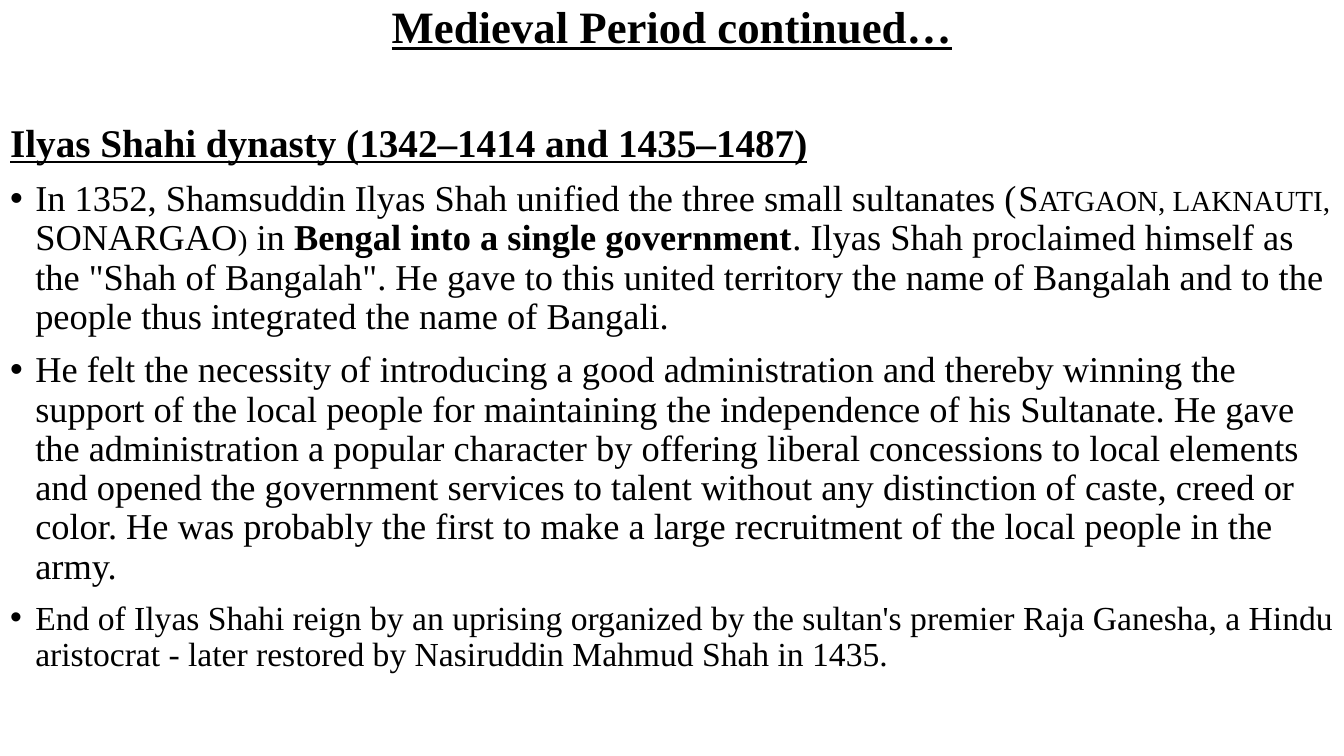
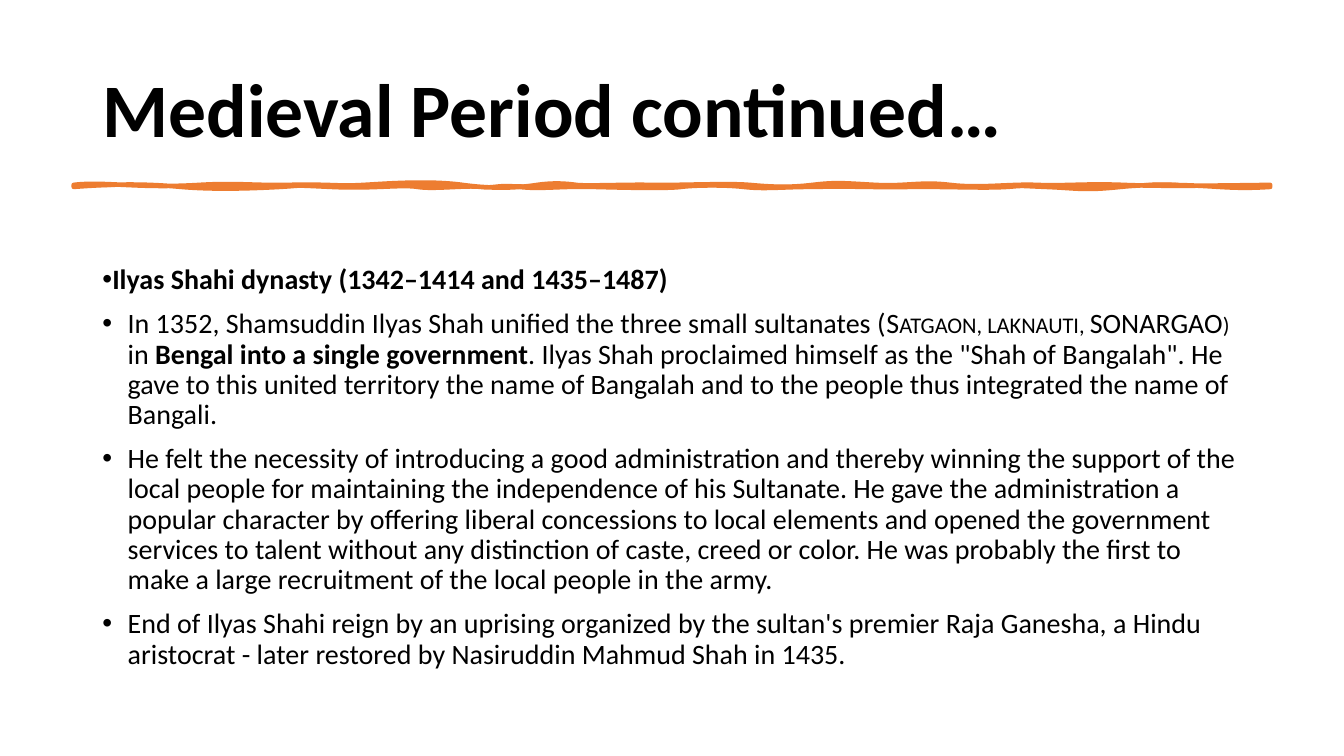
Before and after one commit to MOO-ORG/CSE220, a slide deck: slide 3 of Notes/HST 103_T4 Periodization (Medieval and Modern).pptx. Drawn at 1344x756 pixels with LibreOffice and Linux fonts; fonts in the diff are those of the drawing. Boxes give left, top, right and bottom in pixels: in the first picture for what was removed or moved away, otherwise in the second. Text is boxed around its words. In the diff, an @@ line names an element or a change of style, - is before the commit and + after.

```diff
--- a/Notes/HST 103_T4 Periodization (Medieval and Modern).pptx
+++ b/Notes/HST 103_T4 Periodization (Medieval and Modern).pptx
@@ text at bbox=[392, 12, 951, 50]: paragraph removed @@
-Medieval Period continued…
@@ text added at bbox=[102, 84, 1000, 138], 54 pt, text #000000, bold @@
+Medieval Period continued…
@@ freeform shape added at bbox=[74, 185, 1270, 187], fill #ED7D31, outline #ED7D31 3.25 pt @@
@@ text "Ilyas Shahi dynasty (1342–1414 and ...": place and size @@
-text "Ilyas Shahi dynasty (1342–1414 and ..." at bbox=[10, 12, 1333, 672]
+text "Ilyas Shahi dynasty (1342–1414 and ..." at bbox=[112, 268, 1235, 669]
@@ text "Ilyas Shahi dynasty (1342–1414 and ..." at bbox=[112, 268, 1235, 669]: size 28 to 20 pt, underline off in "Ilyas Shahi dynasty (1342–1414 and 1435–1487)"; font Times New Roman to Calibri; size 26 to 20 pt in "In 1352, Shamsuddin Ilyas Shah unified the ...", "He felt the necessity of introducing a ..."; size 24 to 20 pt in "End of Ilyas Shahi reign by an ..."; bullet none to • @@
```
Also in this commit, not shown: 11 other slides changed, 5 other files.
